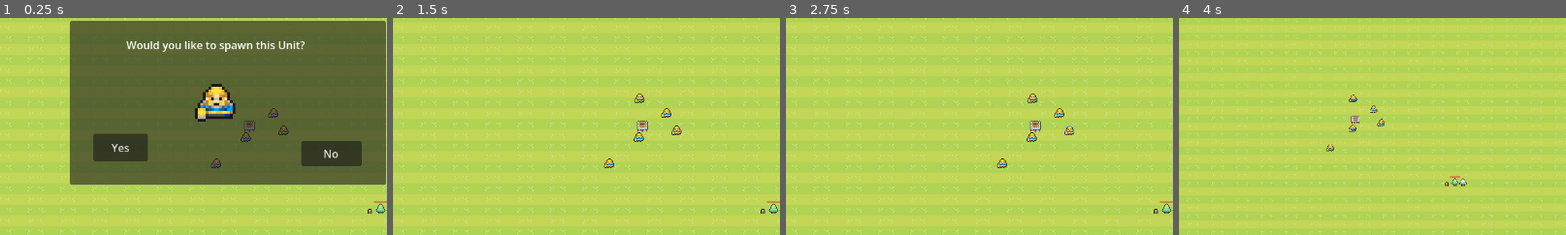
Above: before the commit, frames 1-4 (left to right).
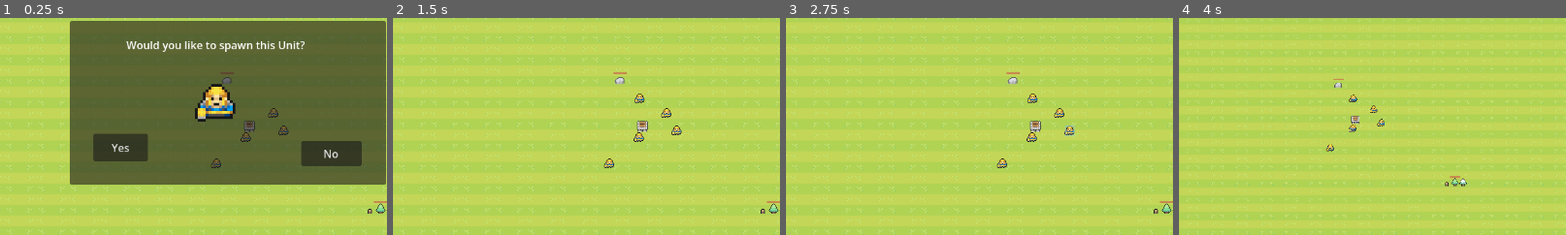
Above: after the commit, the same moments.

Repository: SEA-Stategy-Game/Core-systems
Game: Godot game, scene res://world.tscn
The game is run twice, just before and just after one commit, with the same random seed, the same clock (stepped at 60 frames per second) and the same inputs.
Inputs (mouse positions are % of the whole screen's width and height, from its top left):
- Up to frame 1 (0.25 s): no input
- Up to frame 2 (1.5 s): click "Yes" at 0.5 s; click "No" at 1.25 s
- Up to frame 3 (2.75 s): tap Enter at 2 s; drag from (52, 53) to (66, 75) at 2.02 s
- Up to frame 4 (4 s): drag from (53, 57) to (66, 75) at 2.77 s; move the mouse to (49, 59) at 3.52 s; hold Right (ui_right) from 3.53 s (still down); tap Mouse wheel down (WheelDown) at 3.6 s; click (49, 59) at 3.67 s
The pictures show only the part of the screen within x 17-67%, y 31-81%; the shares and areas given below are measured in that part.

The runs differ from the first frame. In frame 1, less than 0.1% of the frame differs, in the area x 57-61%, y 25-31%; in frame 2, 0.1%, in the area x 56-61%, y 25-31%; in frame 3, 0.1%; in frame 4, less than 0.1%.

Commit message:
Small bugfix for pathfinding and rock animation

Diff:
--- a/Entities/Resource/Stone.tscn
+++ b/Entities/Resource/Stone.tscn
@@ -29,8 +29,10 @@
 shape = SubResource("RectangleShape2D_1cusd")
 
 [node name="Rocks" type="Sprite2D" parent="." unique_id=1846018161 groups=["Stone"]]
-position = Vector2(1, -9)
+position = Vector2(0, -8)
 texture = ExtResource("2_lbd18")
+hframes = 3
+vframes = 4
 
 [node name="ProgressBar" type="ProgressBar" parent="." unique_id=1328027188 groups=["Stone"]]
 offset_left = -9.0
--- a/world.tscn
+++ b/world.tscn
@@ -7,6 +7,7 @@
 [ext_resource type="PackedScene" uid="uid://biio3e1hn22ty" path="res://Entities/Resource/tree.tscn" id="4_aqk2v"]
 [ext_resource type="Texture2D" uid="uid://smm6t2i77fdv" path="res://Assets/MiniWorldSprites/Ground/TexturedGrass.png" id="6_dwbse"]
 [ext_resource type="PackedScene" uid="uid://c5ee63xefwvh6" path="res://Houses/Barracks.tscn" id="7_pkg7o"]
+[ext_resource type="PackedScene" uid="uid://cwxsdlngu3cq4" path="res://Entities/Resource/Stone.tscn" id="8_gbfbk"]
 
 [node name="World" type="Node2D" unique_id=777208976]
 script = ExtResource("1_tlwt5")
@@ -47,3 +48,6 @@
 [node name="Houses" type="Node2D" parent="." unique_id=350287105]
 
 [node name="House" parent="Houses" unique_id=334523237 instance=ExtResource("7_pkg7o")]
+
+[node name="Stone" parent="." unique_id=1921004082 instance=ExtResource("8_gbfbk")]
+position = Vector2(-34, -60)
Not shown: 1 places in Entities/Resource/Stone.tscn that only renumber resources
